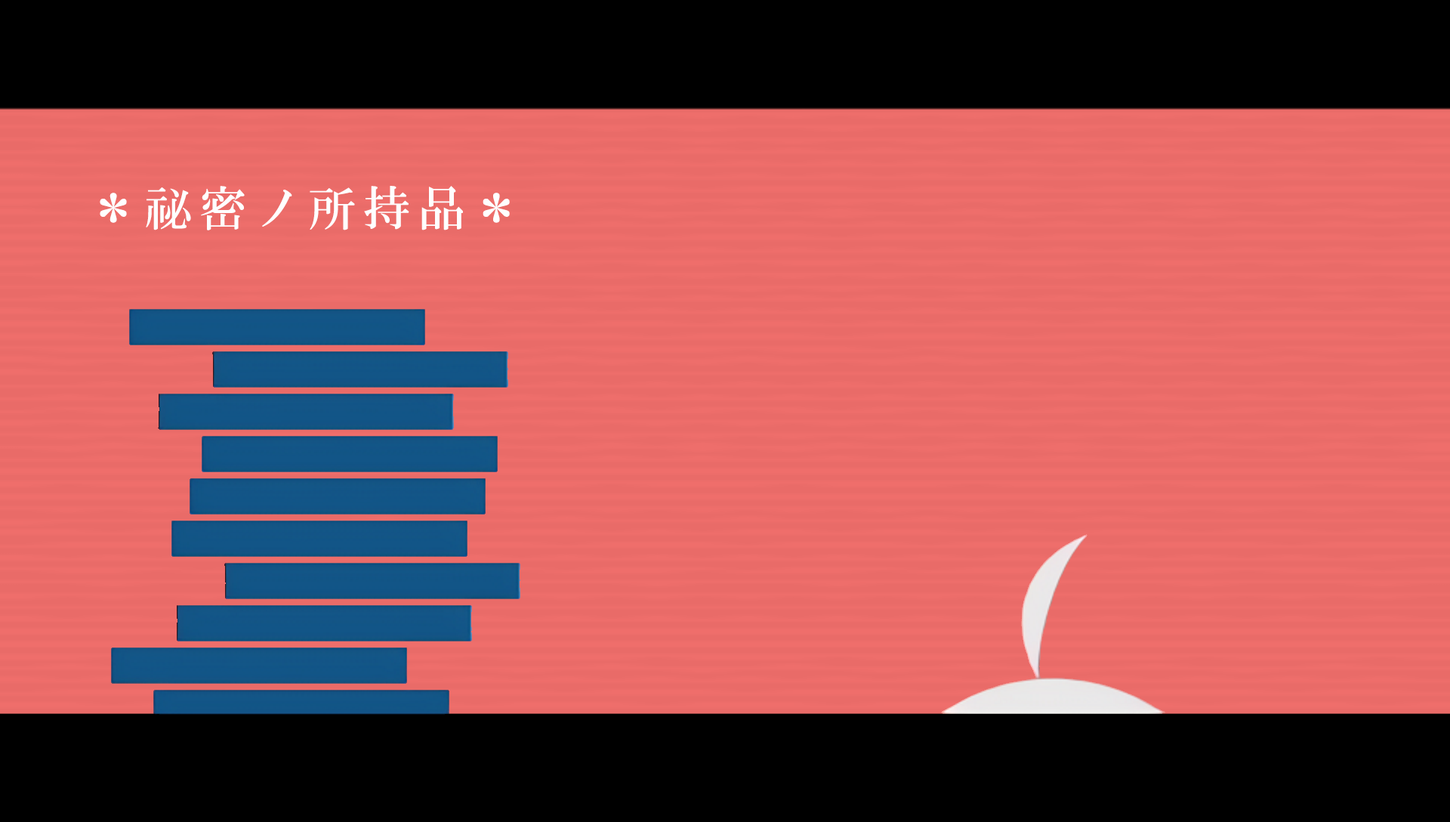
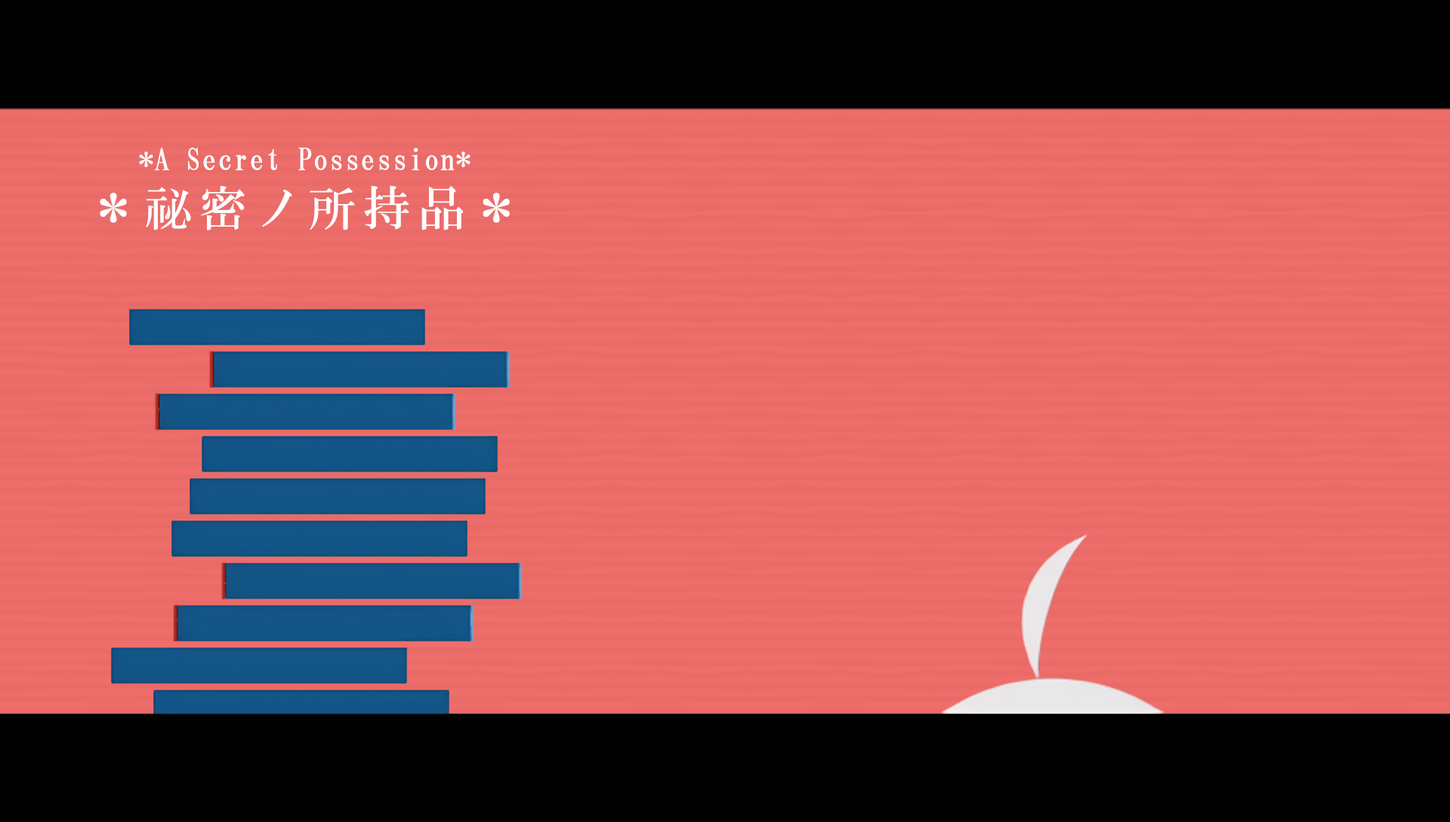
Before/after of a 1450x822 layered artwork. What changed in the layer stack:
added layer "*A Secret Possession*" above "＊祕密ノ所持品＊" over [138, 147, 471, 171]
painted on "Untitled" over [154, 344, 524, 642]
